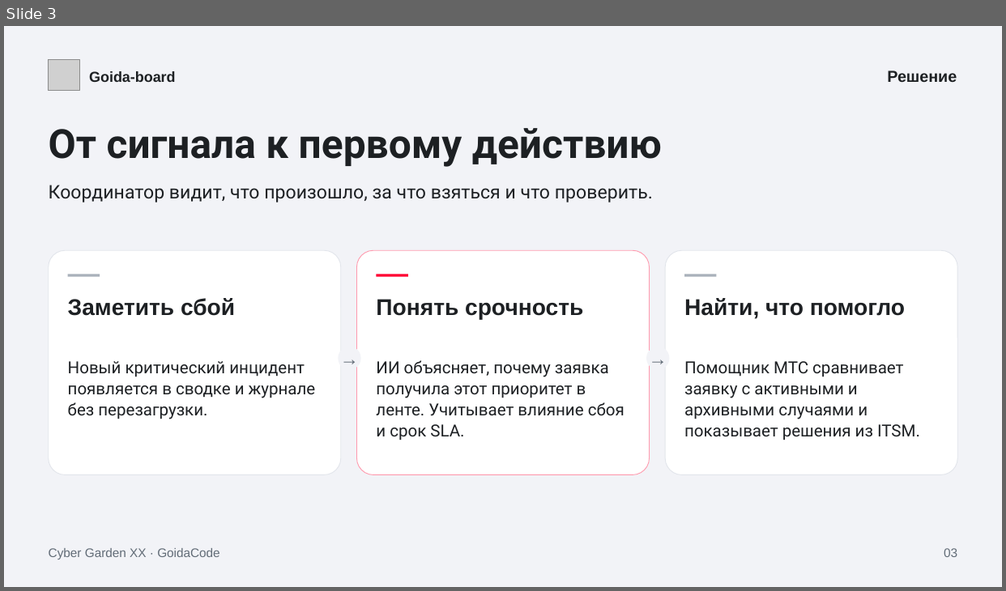
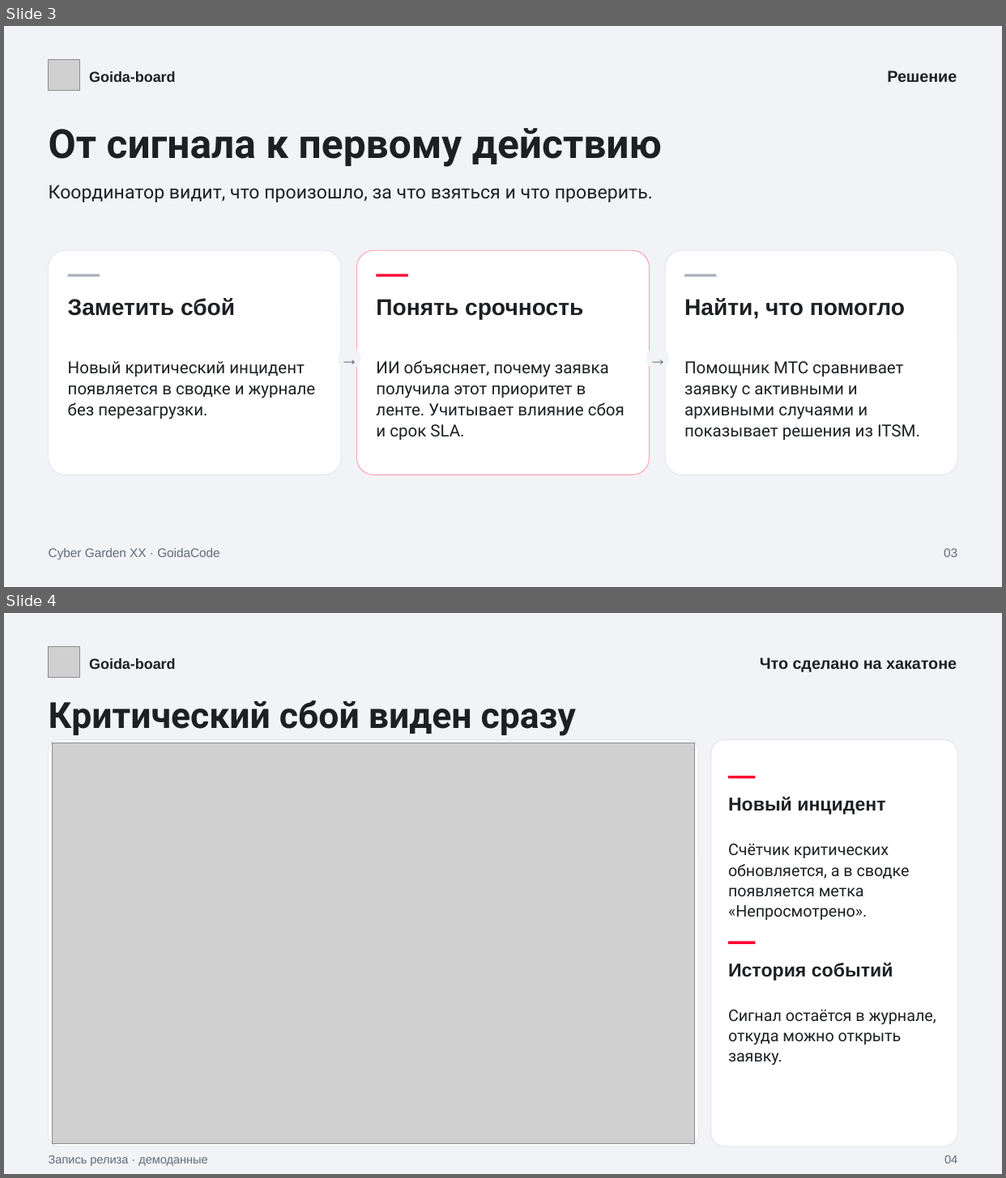
Before and after one commit to LIGI464/MTS, a slide deck: docs/hackathon/goida-board.pptx. Shown one above the other, each under a label of ours: slide 3 before the commit, slides 3 and 4 after it. The pictures are 1006x591 and 1006x1178 pixels, drawn with LibreOffice and Linux fonts; fonts in the diff are those of the drawing; grey boxes stand for pictures. Boxes give left, top, right and bottom in pixels: in the first picture for what was removed or moved away, otherwise in the second. Text is boxed around its words. In the diff, an @@ line names an element or a change of style, - is before the commit and + after.

Commit message:
docs: present Goida-board features on separate slides

```diff
--- a/docs/hackathon/goida-board.pptx
+++ b/docs/hackathon/goida-board.pptx
@@ slide 4 added at (4,613,1002,1174), background #F2F3F7 @@
@@ picture added at (49,646,80,678) @@
@@ text added at (89,658,176,669), 15.8 pt, text #1D2023, bold @@
+Goida-board
@@ text added at (760,658,957,672), 17.2 pt, text #1D2023, bold @@
+Что сделано на хакатоне
@@ text added at (49,700,576,736), 39 pt, text #1D2023, bold @@
+Критический сбой виден сразу
@@ rounded rectangle added at (49,740,698,1147), fill #FFFFFF, outline #E2E5EB 0.8 pt @@
@@ picture added at (53,743,695,1144) @@
@@ rounded rectangle added at (710,740,957,1147), fill #FFFFFF, outline #E2E5EB 0.8 pt @@
@@ rectangle added at (728,776,756,779), fill #FF0032 @@
@@ text added at (728,797,885,815), 20.2 pt, text #1D2023, bold @@
+Новый инцидент
@@ text added at (728,843,910,920), 17.2 pt, text #1D2023 @@
+Счётчик критических обновляется, а в сводке появляется метка «Непросмотрено».
@@ rectangle added at (728,942,756,944), fill #FF0032 @@
@@ text added at (728,963,893,981), 20.2 pt, text #1D2023, bold @@
+История событий
@@ text added at (728,1009,936,1065), 17.2 pt, text #1D2023 @@
+Сигнал остаётся в журнале, откуда можно открыть заявку.
@@ text added at (49,1156,207,1166), 12.8 pt, text #626C77 @@
+Запись релиза · демоданные
@@ text added at (944,1156,957,1164), 12.8 pt, text #626C77 @@
+04
```
Also in this commit, not shown: 2 slides changed, 3 other slides added, 1 slide removed.
